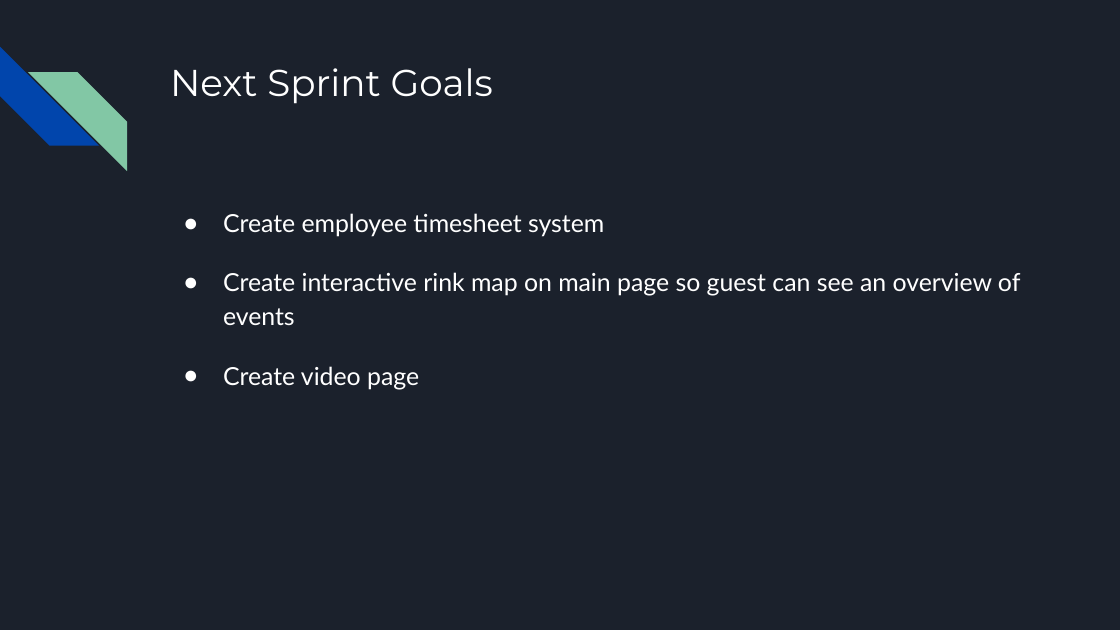
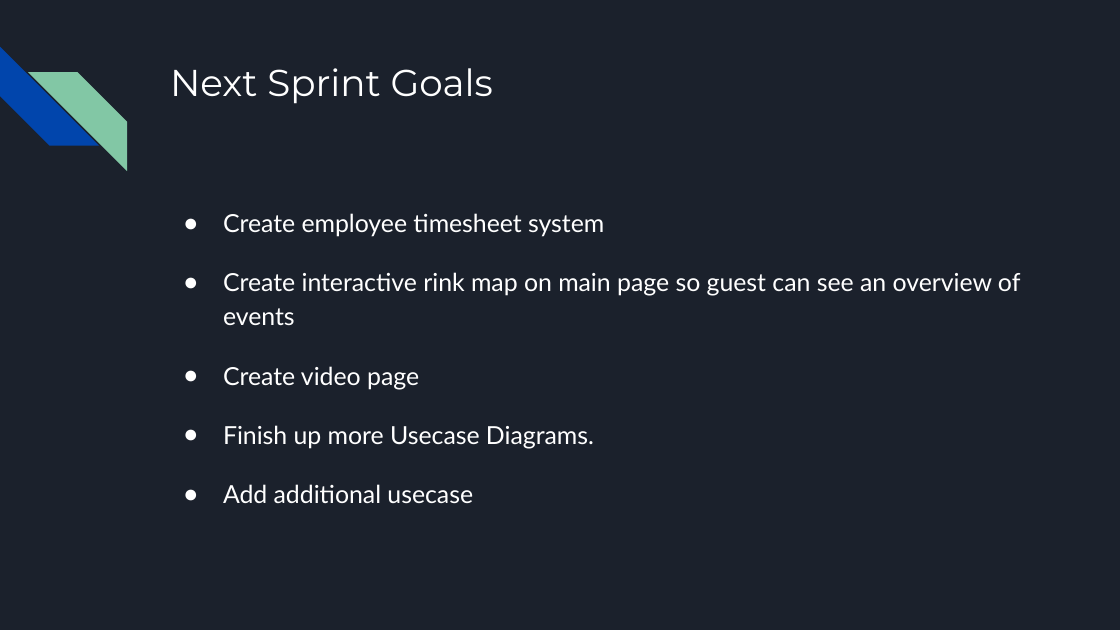
Before and after one commit to GraydonPeck/CSI4999Project, a slide deck: slide 3 of Documentation/4999 - Sprint5.pptx. Drawn at 1120x630 pixels with LibreOffice and Linux fonts; fonts in the diff are those of the drawing. Boxes give left, top, right and bottom in pixels: in the first picture for what was removed or moved away, otherwise in the second. Text is boxed around its words. In the diff, an @@ line names an element or a change of style, - is before the commit and + after.

Commit message:
Powerpoint
Added some diagrams and goals for next sprint to the powerpoint slides

```diff
--- a/Documentation/4999 - Sprint5.pptx
+++ b/Documentation/4999 - Sprint5.pptx
@@ text at (x1=223, y1=425, x2=594, y2=504): paragraphs added @@
+● Finish up more Usecase Diagrams.
+● Add additional usecase
```
Also in this commit, not shown: 4 slides added.
